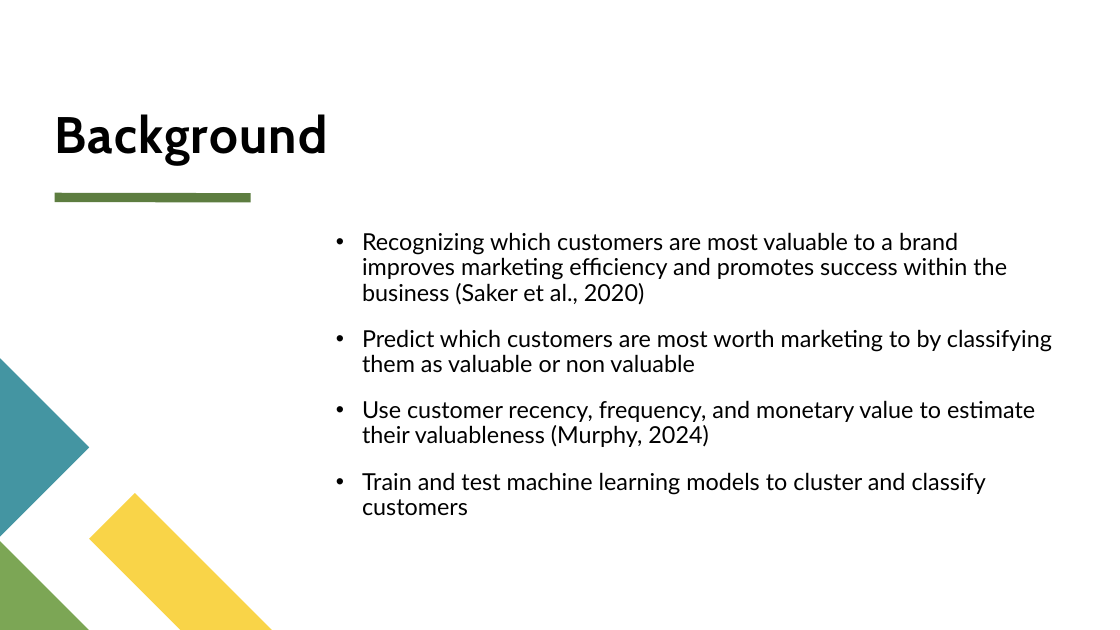
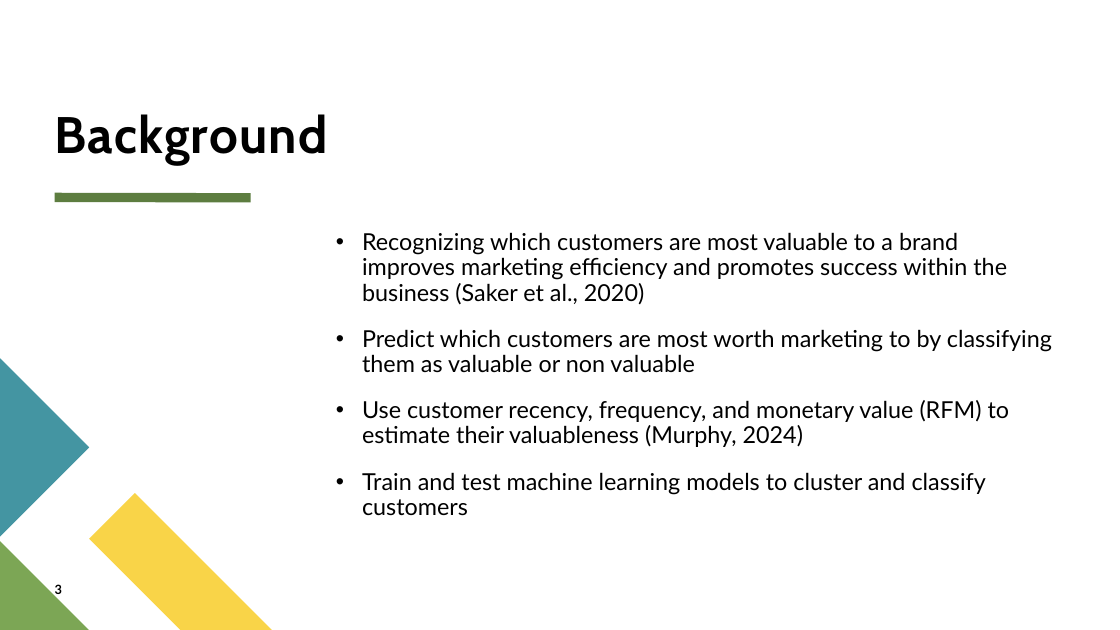
Before and after one commit to kstickmueller/CIS731-finalproject, a slide deck: slide 3 of Determing Customer Valuableness CIS731 Final Project.pptx. Drawn at 1120x630 pixels with LibreOffice and Linux fonts; fonts in the diff are those of the drawing. Boxes give left, top, right and bottom in pixels: in the first picture for what was removed or moved away, otherwise in the second. Text is boxed around its words. In the diff, an @@ line names an element or a change of style, - is before the commit and + after.

```diff
--- a/Determing Customer Valuableness CIS731 Final Project.pptx
+++ b/Determing Customer Valuableness CIS731 Final Project.pptx
@@ text at bbox=[362, 400, 1010, 447]: text changed @@
-• Use customer recency, frequency, and monetary value to estimate their valuableness (Murphy, 2024)
+• Use customer recency, frequency, and monetary value (RFM) to estimate their valuableness (Murphy, 2024)
@@ page number added at bbox=[55, 584, 62, 597], 11 pt, text #000000, bold @@
+3
```
Also in this commit, not shown: 14 other slides changed, 2 slides added, 1 other file.
